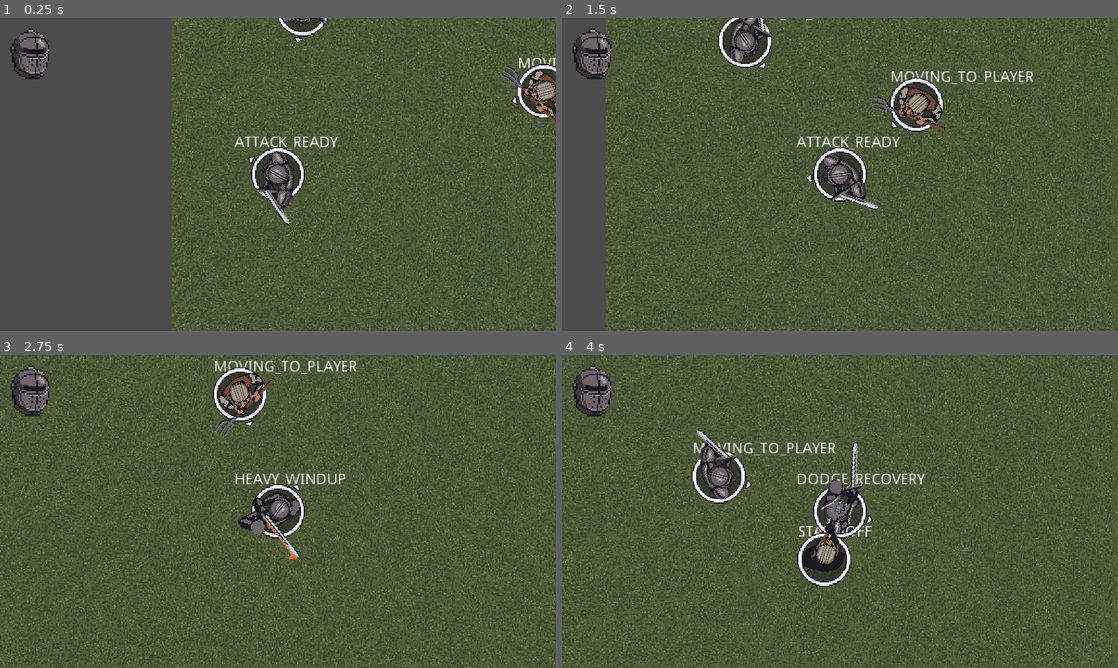
Above: before the commit, frames 1-4 (two rows, left to right).
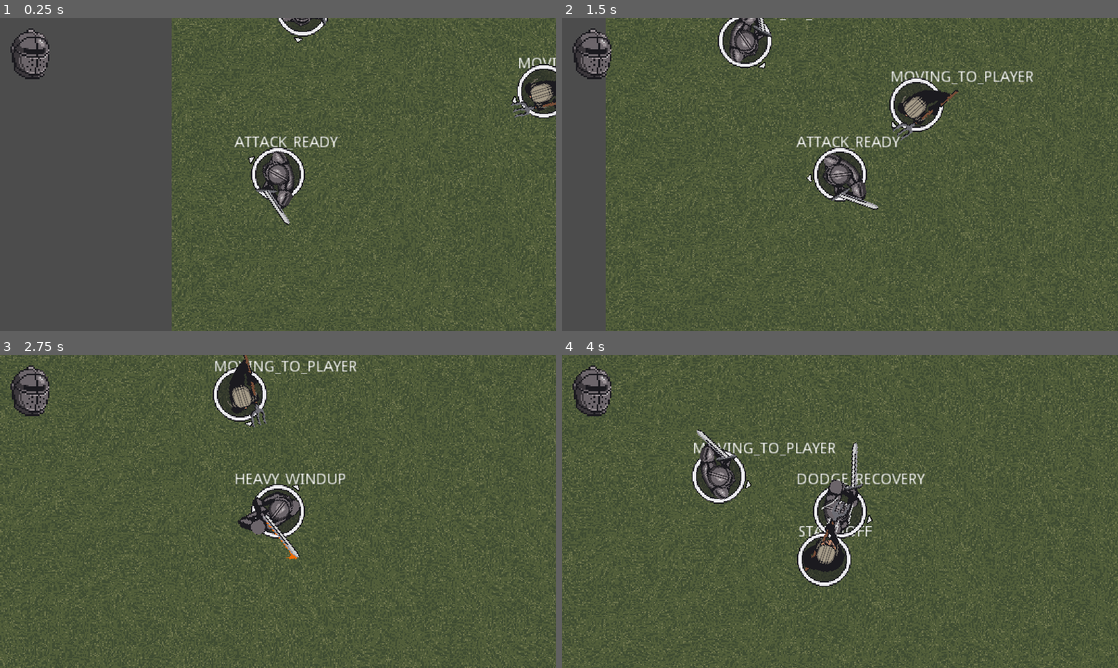
Above: after the commit, the same moments.

Repository: BGuerrero825/Slasher
Game: Godot game, scene res://Base.tscn
The game is run twice, just before and just after one commit, with the same random seed, the same clock (stepped at 60 frames per second) and the same inputs.
Inputs (mouse positions are in pixels of both pictures, inside the frame that each line leads up to):
- Up to frame 1 (0.25 s): no input
- Up to frame 2 (1.5 s): move the mouse to (962, 158) at 0.52 s; hold D (move_right) 0.53-1.28 s; tap 5 (5) at 0.6, 1.35 s; move the mouse to (728, 190) at 1.27 s; hold S (move_down) from 1.28 s (still down)
- Up to frame 3 (2.75 s): move the mouse to (333, 442) at 2.02 s; release S (move_down) at 2.03 s; press the mouse at (333, 442) at 2.03 s; hold D (move_right) from 2.03 s (still down); tap 5 (5) at 2.3 s
- Up to frame 4 (4 s): move the mouse to (812, 574) at 2.77 s; release D (move_right) at 2.78 s; release the mouse at (812, 574) at 2.78 s; hold Up (move_up) 2.78-3.53 s; right-click (812, 574) at 2.85 s; tap 5 (5) at 3.05, 3.8 s; move the mouse to (1006, 558) at 3.52 s; hold A (move_left) from 3.53 s (still down); tap Space (dodge) at 3.6 s

The runs differ from the first frame. In frame 1, 0.7% of the frame differs, in the area x 90-100%, y 15-35%; in frame 2, 0.9%, in the area x 55-72%, y 22-40%; in frame 3, 0.9%; in frame 4, nothing differs.

Commit message:
quick hitbox fixes

Diff:
--- a/objects/peasant.tscn
+++ b/objects/peasant.tscn
@@ -22,6 +22,18 @@
 "update": 1,
 "values": [ 2, 3, 4, 5, 3, 4, 0 ]
 }
+tracks/1/type = "value"
+tracks/1/path = NodePath("center/hitbox/CollisionShape2D:disabled")
+tracks/1/interp = 1
+tracks/1/loop_wrap = true
+tracks/1/imported = false
+tracks/1/enabled = true
+tracks/1/keys = {
+"times": PoolRealArray( 0, 0.5, 0.7 ),
+"transitions": PoolRealArray( 1, 1, 1 ),
+"update": 1,
+"values": [ true, false, true ]
+}
 
 [sub_resource type="Animation" id=3]
 resource_name = "Walk"
@@ -33,6 +45,7 @@
 [node name="character" parent="center" index="1"]
 texture = ExtResource( 5 )
 hframes = 7
+frame = 3
 
 [node name="CollisionShape2D" parent="center/hitbox" index="0"]
 shape = SubResource( 1 )
--- a/objects/player.tscn
+++ b/objects/player.tscn
@@ -41,7 +41,7 @@
 tracks/0/imported = false
 tracks/0/enabled = true
 tracks/0/keys = {
-"times": PoolRealArray( 0, 0.2, 0.6 ),
+"times": PoolRealArray( 0, 0.2, 0.5 ),
 "transitions": PoolRealArray( 1, 1, 1 ),
 "update": 1,
 "values": [ true, false, true ]
@@ -109,7 +109,7 @@
 tracks/1/imported = false
 tracks/1/enabled = true
 tracks/1/keys = {
-"times": PoolRealArray( 0, 0.05, 0.2 ),
+"times": PoolRealArray( 0, 0.05, 0.25 ),
 "transitions": PoolRealArray( 1, 1, 1 ),
 "update": 1,
 "values": [ true, false, true ]
@@ -198,7 +198,7 @@
 texture = ExtResource( 1 )
 vframes = 6
 hframes = 10
-frame = 11
+frame = 12
 
 [node name="hitbox" type="Area2D" parent="center"]
 collision_layer = 2
@@ -219,7 +219,6 @@
 position = Vector2( 32, 0 )
 scale = Vector2( 1.57011, 1.84162 )
 shape = SubResource( 2 )
-disabled = true
 
 [node name="CollisionShape2D" type="CollisionShape2D" parent="."]
 scale = Vector2( 2.03794, 2.03794 )
